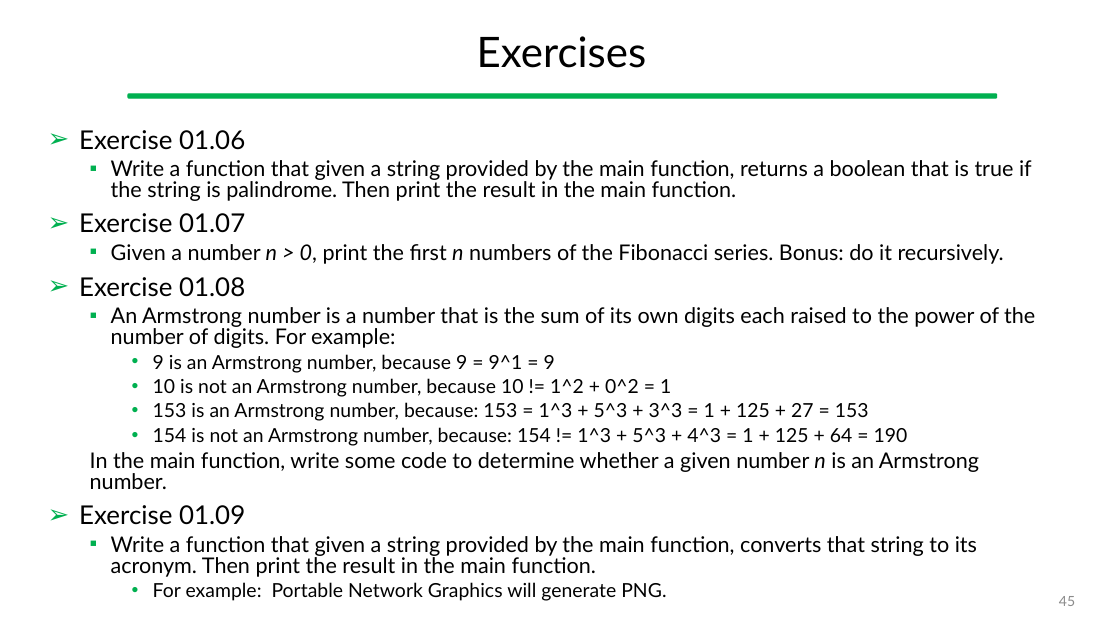
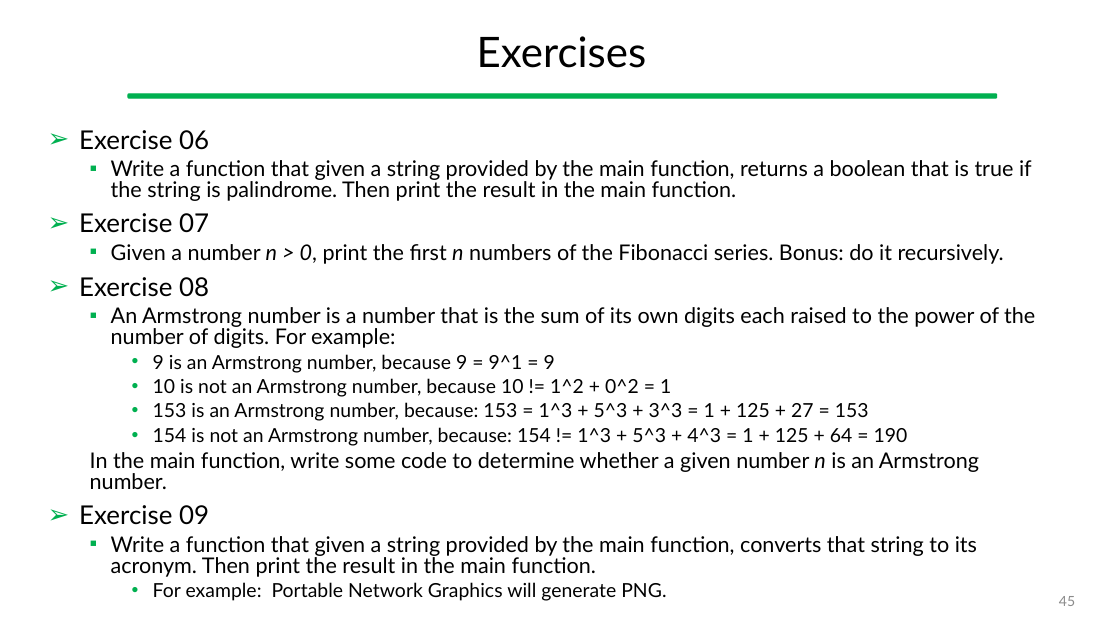
Before and after one commit to gcappon/bwthw, a slide deck: slide 45 of lesson_03-dart_101_part_1/lesson_03-dart_101_part_1.pptx. Drawn at 1120x630 pixels with LibreOffice and Linux fonts; fonts in the diff are those of the drawing. Boxes give left, top, right and bottom in pixels: in the first picture for what was removed or moved away, otherwise in the second. Text is boxed around its words. In the diff, an @@ line names an element or a change of style, - is before the commit and + after.

```diff
--- a/lesson_03-dart_101_part_1/lesson_03-dart_101_part_1.pptx
+++ b/lesson_03-dart_101_part_1/lesson_03-dart_101_part_1.pptx
@@ text at [79, 130, 209, 150]: text changed @@
-➢ Exercise 01.06
+➢ Exercise 06
@@ text at [79, 213, 209, 233]: text changed @@
-➢ Exercise 01.07
+➢ Exercise 07
@@ text at [79, 277, 209, 297]: text changed @@
-➢ Exercise 01.08
+➢ Exercise 08
@@ text at [79, 505, 209, 525]: text changed @@
-➢ Exercise 01.09
+➢ Exercise 09
```
Also in this commit, not shown: 9 other slides changed, 29 other files.
